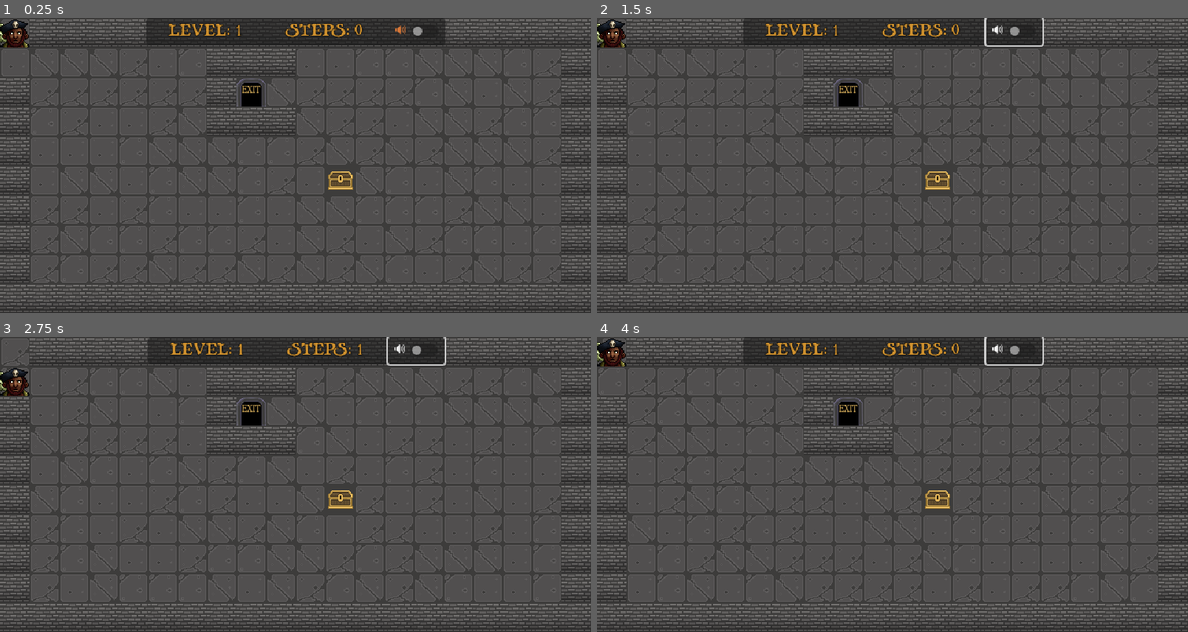
Above: before the commit, frames 1-4 (two rows, left to right).
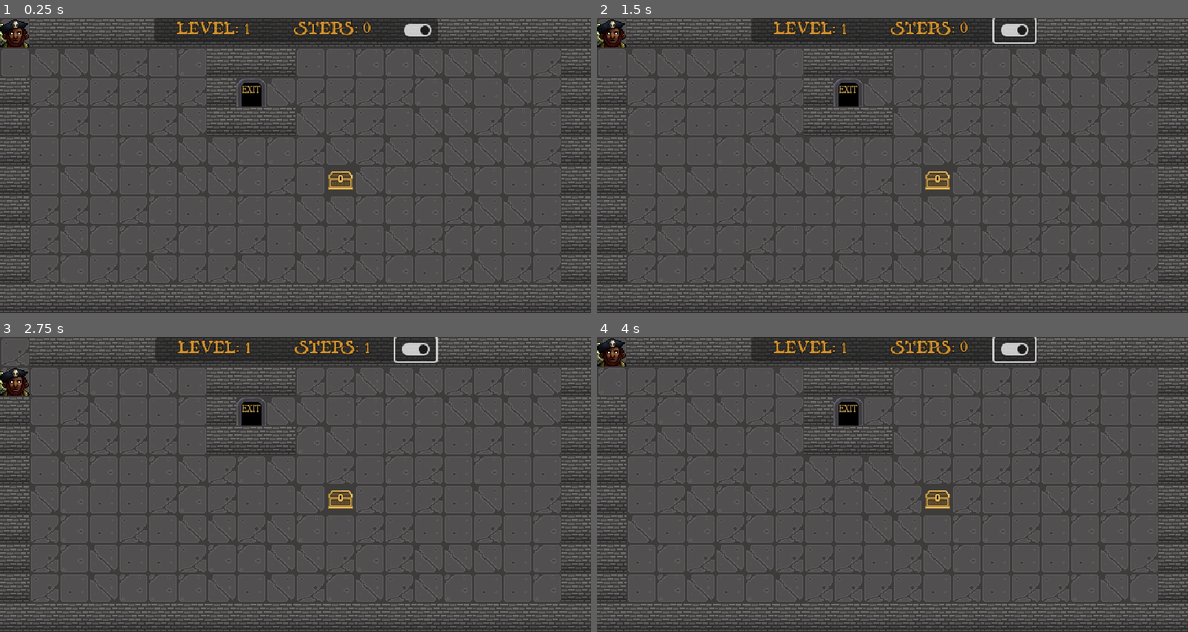
Above: after the commit, the same moments.

Repository: rdoetjes/pirateban
Game: Godot game, scene res://Game.tscn
The game is run twice, just before and just after one commit, with the same random seed, the same clock (stepped at 60 frames per second) and the same inputs.
Inputs (mouse positions are in pixels of both pictures, inside the frame that each line leads up to; where the layout moved, square brackets give the same spot in the first picture):
- Up to frame 1 (0.25 s): no input
- Up to frame 2 (1.5 s): click (1016, 29) [1016, 32] at 0.5 s; tap Enter at 1.25 s; hold Right (ui_right) from 1.28 s (still down)
- Up to frame 3 (2.75 s): tap R (restart) at 2 s; release Right (ui_right) at 2.03 s; hold Down (ui_down) from 2.03 s (still down)
- Up to frame 4 (4 s): tap R (restart) at 2.75, 3.5 s; release Down (ui_down) at 2.78 s; hold Right (ui_right) 2.78-3.53 s; hold Up (ui_up) from 3.53 s (still down)

The runs differ from the first frame. In frame 1, 1.2% of the frame differs, in the area x 24-76%, y 0-9%; in frame 2, 1.4%; in frame 3, 1.4%; in frame 4, 1.4%, in the area x 24-76%, y 0-10%.

Commit message:
solved memory usage emoji removed

Diff:
--- a/Game.gd
+++ b/Game.gd
@@ -70,7 +70,7 @@
 func _process(_delta) -> void:
 	$UI/PanelContainer/HBoxContainer/StepsLbl.text = "STEPS: "+str(steps)
 
-func _on_check_button_toggled(_button_pressed):
+func _on_check_button_pressed():
 	if $AudioStreamPlayer2D.playing:
 		$AudioStreamPlayer2D.stop()
 	else:
--- a/Game.tscn
+++ b/Game.tscn
@@ -188,9 +188,6 @@
 outline_size = 3
 outline_color = Color(0.0745098, 0.0745098, 0.0745098, 1)
 
-[sub_resource type="StyleBoxFlat" id="StyleBoxFlat_qem4o"]
-bg_color = Color(0.584314, 0.243137, 0.12549, 1)
-
 [node name="Game" type="Node2D"]
 script = ExtResource("1_2dvqh")
 metadata/_edit_group_ = true
@@ -262,15 +259,12 @@
 
 [node name="CheckButton" type="CheckButton" parent="UI/PanelContainer/HBoxContainer"]
 layout_mode = 2
-tooltip_text = "Music on/off"
-theme_override_colors/font_color = Color(0.839216, 0.462745, 0.215686, 1)
-theme_override_styles/pressed = SubResource("StyleBoxFlat_qem4o")
-text = "🔊"
-flat = true
+tooltip_text = "Music On/Off"
+button_pressed = true
 
 [node name="AudioStreamPlayer2D" type="AudioStreamPlayer2D" parent="."]
 stream = ExtResource("5_mm7s5")
-volume_db = -32.0
+volume_db = -42.4
 autoplay = true
 
-[connection signal="toggled" from="UI/PanelContainer/HBoxContainer/CheckButton" to="." method="_on_check_button_toggled"]
+[connection signal="pressed" from="UI/PanelContainer/HBoxContainer/CheckButton" to="." method="_on_check_button_pressed"]
Not shown: 1 places in Game.tscn that only renumber resources
